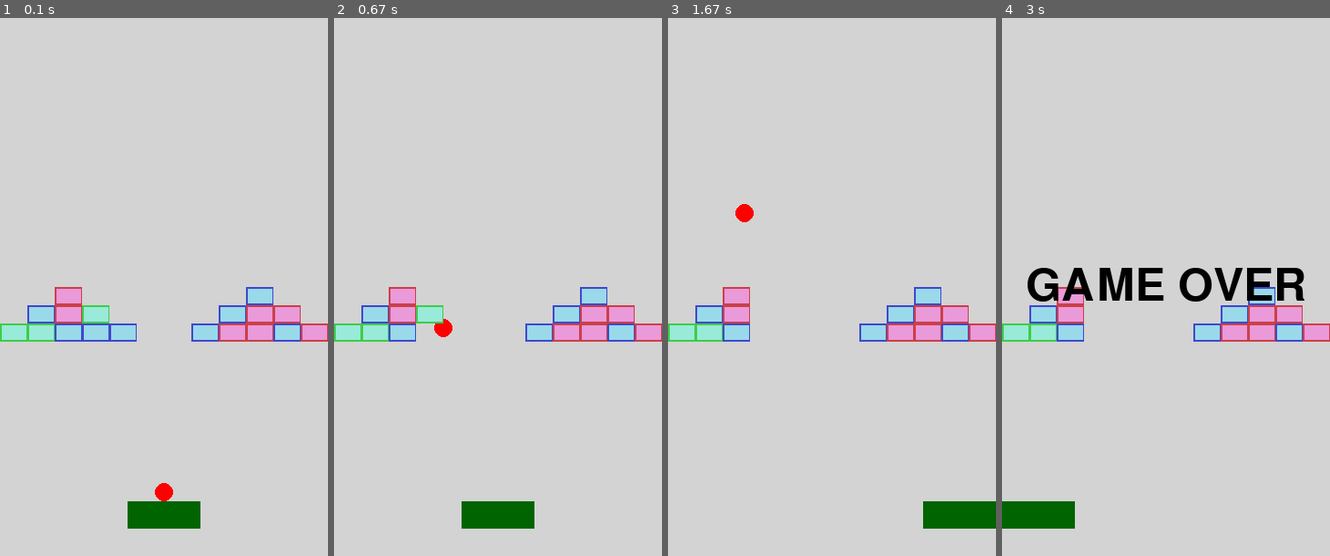
Above: before the commit, frames 1-4 (left to right).
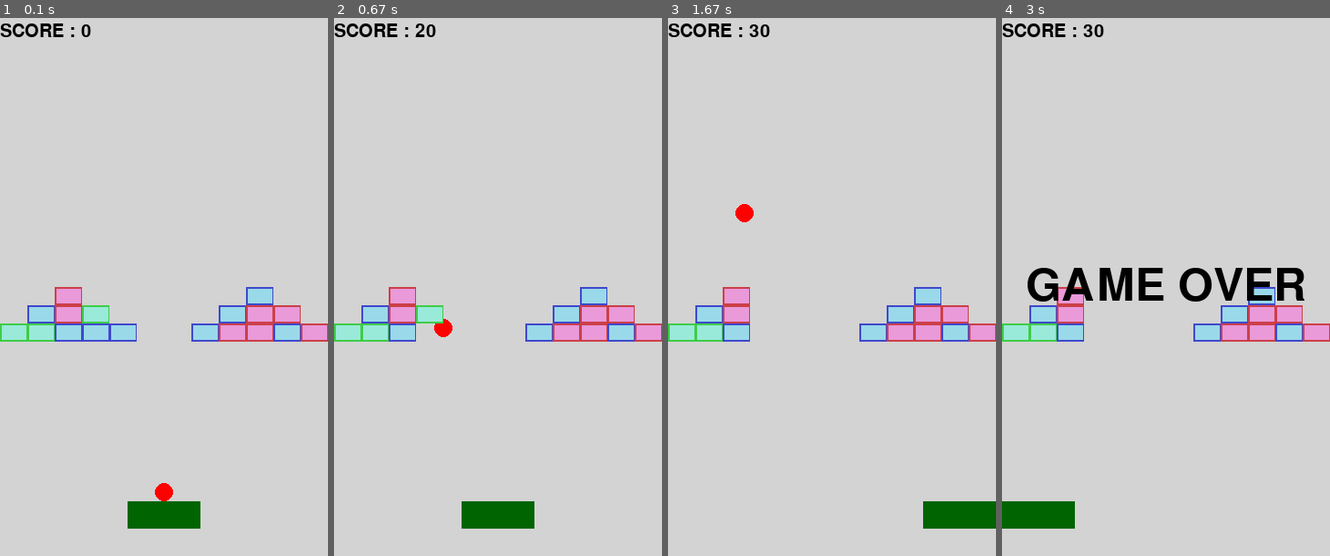
Above: after the commit, the same moments.

Repository: Tequila-Mockingbird-Chevaliers/pygameSummerJam
Game: pygame game, started from main.py
Two runs of this game, one before a commit and one after it. Both use one fixed random seed, a clock stepped at 60 frames per second and the inputs below.
Inputs:
- Up to frame 1 (0.1 s): no input
- Up to frame 2 (0.67 s): tap Space at 0.33 s
- Up to frame 3 (1.67 s): hold Right 0.67-1.13 s; tap Space at 0.73, 1.03, 1.23, 1.53 s; hold Right 1.17-1.63 s
- Up to frame 4 (3 s): hold Left 1.67-2.2 s; tap Space at 1.73, 2.03, 2.3, 2.6 s; hold Left 2.23-2.63 s

The runs differ from the first frame. In frame 1, 0.4% of the frame differs, in the area x 0-28%, y 1-4%; in frame 2, 0.4%, in the area x 0-32%, y 1-4%; in frame 3, 0.4%; in frame 4, 0.4%.

Commit message:
Added displaying of the score at the top-left corner of the screen

Diff:
--- a/src/assets.py
+++ b/src/assets.py
@@ -54,5 +54,7 @@
         )
         self.laser = load_image(const.LASER_IMAGE, transparent_color=(255, 255, 255))
 
+        self.score_font = pygame.font.Font(pygame.font.get_default_font(), 20)
+
         default_font = pygame.font.Font(pygame.font.get_default_font(), 50)
         self.defeat_text = default_font.render("GAME OVER", True, pygame.Color("black"))
--- a/src/state/game_state.py
+++ b/src/state/game_state.py
@@ -31,6 +31,8 @@
         Render GameState
         """
         super().render(screen)
+        score_text = self.assets.score_font.render(f"SCORE : {self.score}", True, pygame.Color("black"))
+        screen.blit(score_text, (0, self.assets.score_font.get_height() // 2))
         if self.defeat:
             screen.blit(
                 self.assets.defeat_text,
